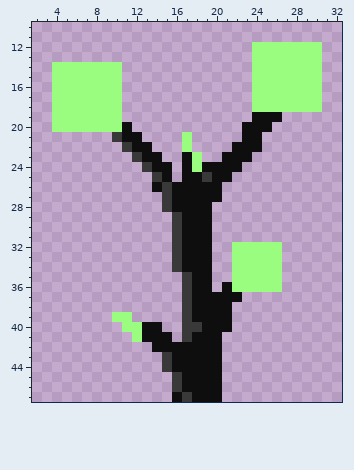
Two versions of one pixel-art sprite, Assets/_Udemy Metroidvania Assets/Art/Ansimuz/Warped/environment/props/plant-big.png. The picture above was drawn from the file before the commit.
The file is 36x48 pixels. Shown: x 2..32, y 10..47.
Now the later version:
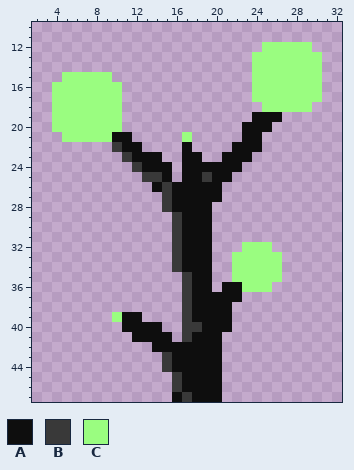
Palette (. is transparent): A #0e0e0e  B #393939  C #9afd80
The edit:
Colour A is added in row 39 at x 12.
Colour A replaces colour B in row 21 at x 10; in row 22 at x 11; in row 23 at x 12; in row 24 at x 13.
Colour A replaces colour C in row 22 at x 17; in rows 23 to 24 at x 18; in row 36 at x 22; in row 39 at x 11; in row 40 at x 11 to 12; in row 41 at x 12.
Colour B is added in row 22 at x 10; in row 23 at x 11; in row 24 at x 12; in row 25 at x 13.
Colour C is added in row 21 at x 5 to 9.
Colour A is removed in row 20 at x 11; in row 21 at x 12; in row 22 at x 13.
Colour C is removed in row 12 at x 24 and 30; in row 14 at x 4 to 10; in row 15 at x 4 and 10; in row 18 at x 24 and 30; in row 32 at x 22 and 26; in row 36 at x 26.
